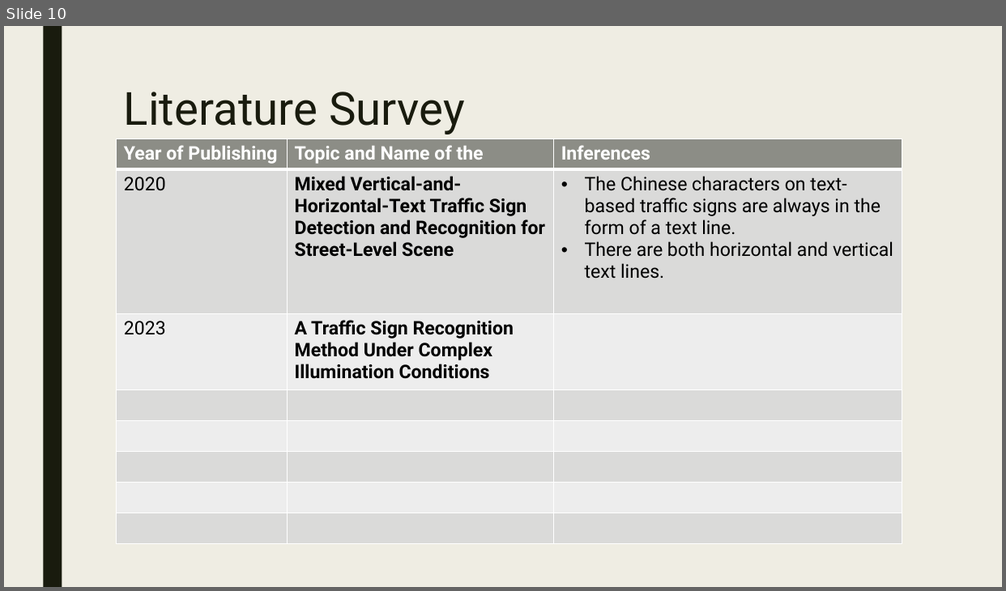
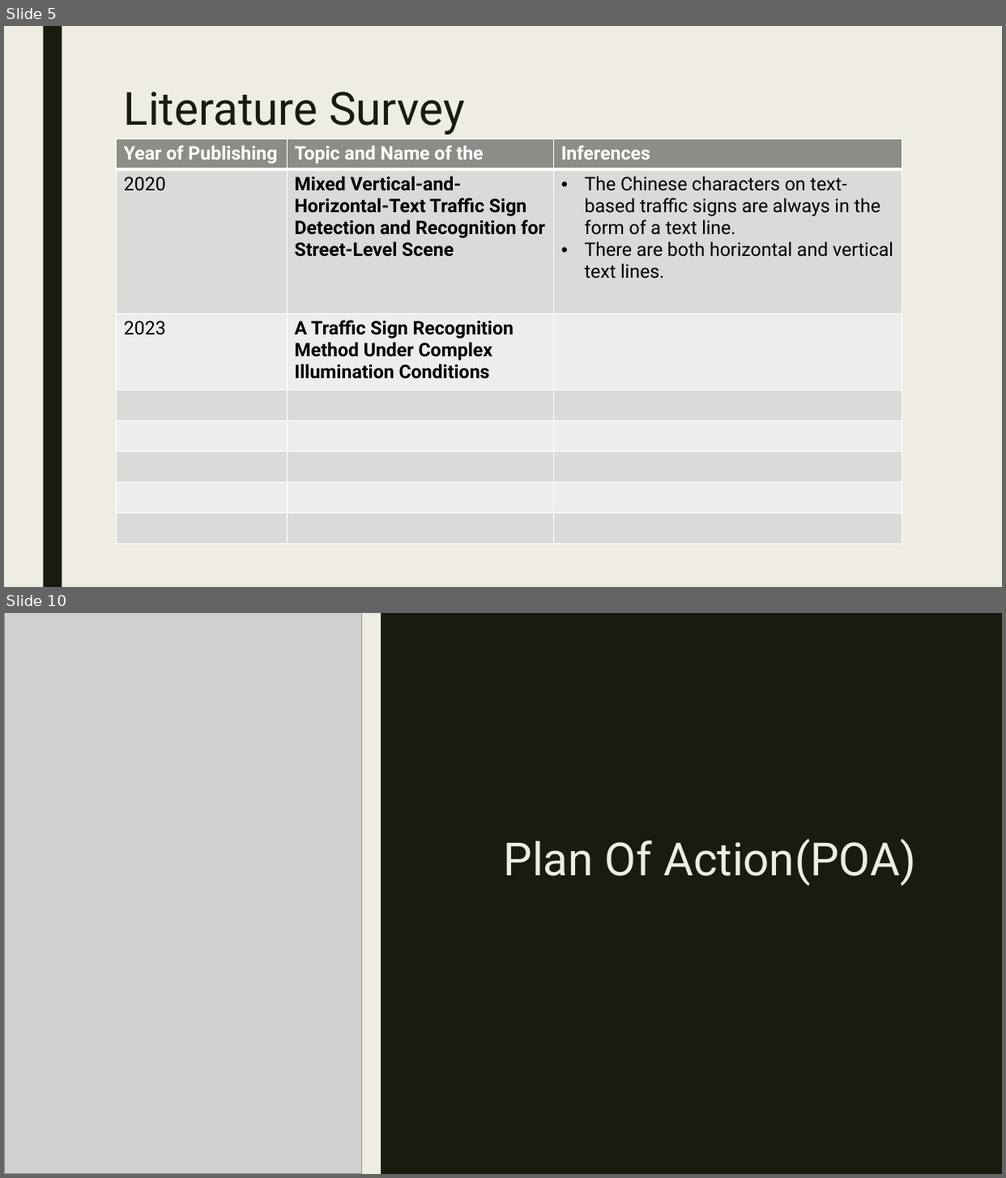
Before and after one commit to ADITYAz2002/Minor-Project, a slide deck: Zeroth Review 2.pptx. Shown one above the other, each under a label of ours: slide 10 before the commit, slides 5 and 10 after it; the slides between them are not shown. The pictures are 1006x591 and 1006x1178 pixels, drawn with LibreOffice and Linux fonts; fonts in the diff are those of the drawing; grey boxes stand for pictures. Boxes give left, top, right and bottom in pixels: in the first picture for what was removed or moved away, otherwise in the second. Text is boxed around its words. In the diff, an @@ line names an element or a change of style, - is before the commit and + after.

```diff
--- a/Zeroth Review 2.pptx
+++ b/Zeroth Review 2.pptx
@@ slide 10 added at <box>4,613,1002,1174</box>, background #191B0E @@
@@ rectangle added at <box>4,613,438,1174</box>, fill #8C8D86 @@
@@ rectangle added at <box>4,613,1002,1174</box>, fill #191B0E @@
@@ picture added at <box>4,613,362,1174</box> @@
@@ rectangle added at <box>43,613,62,1174</box>, fill #EFEDE3 @@
@@ rectangle added at <box>362,613,381,1174</box>, fill #EFEDE3 @@
@@ rectangle added at <box>438,613,457,1174</box>, fill #EFEDE3 @@
@@ title added at <box>504,839,915,886</box>, 44 pt, text #EFEDE3 @@
+Plan Of Action(POA)
@@ what was slide 10 is now slide 5 @@
```
Also in this commit, not shown: 5 slides changed, 2 other slides added, 6 slides removed, 15 other files.
